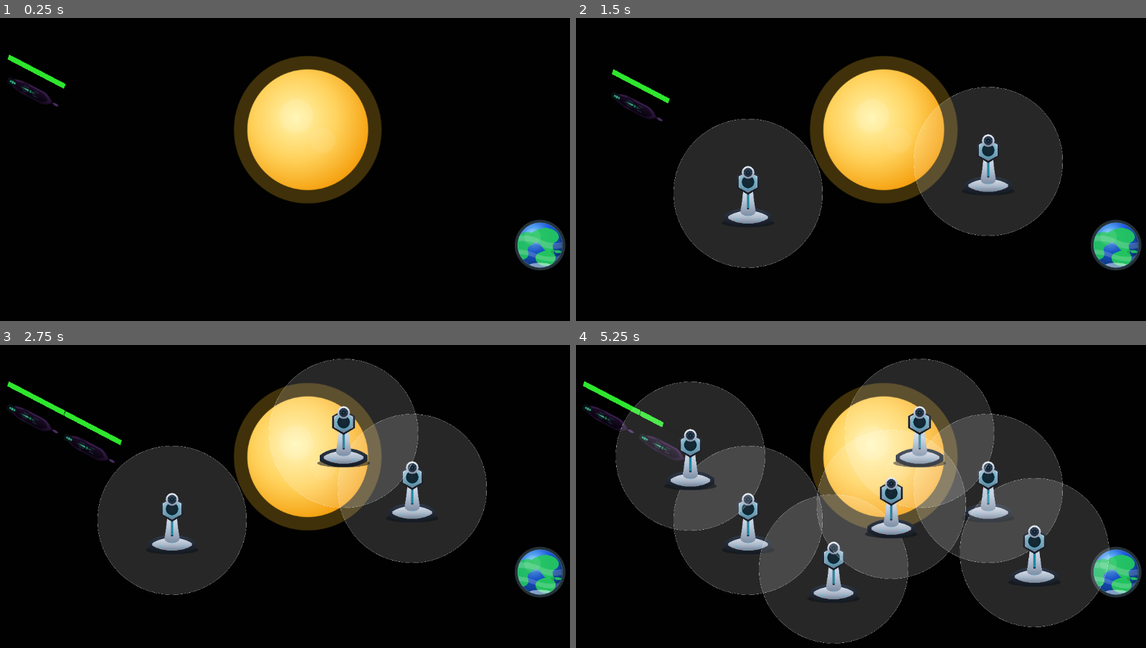
Above: before the commit, frames 1-4 (two rows, left to right).
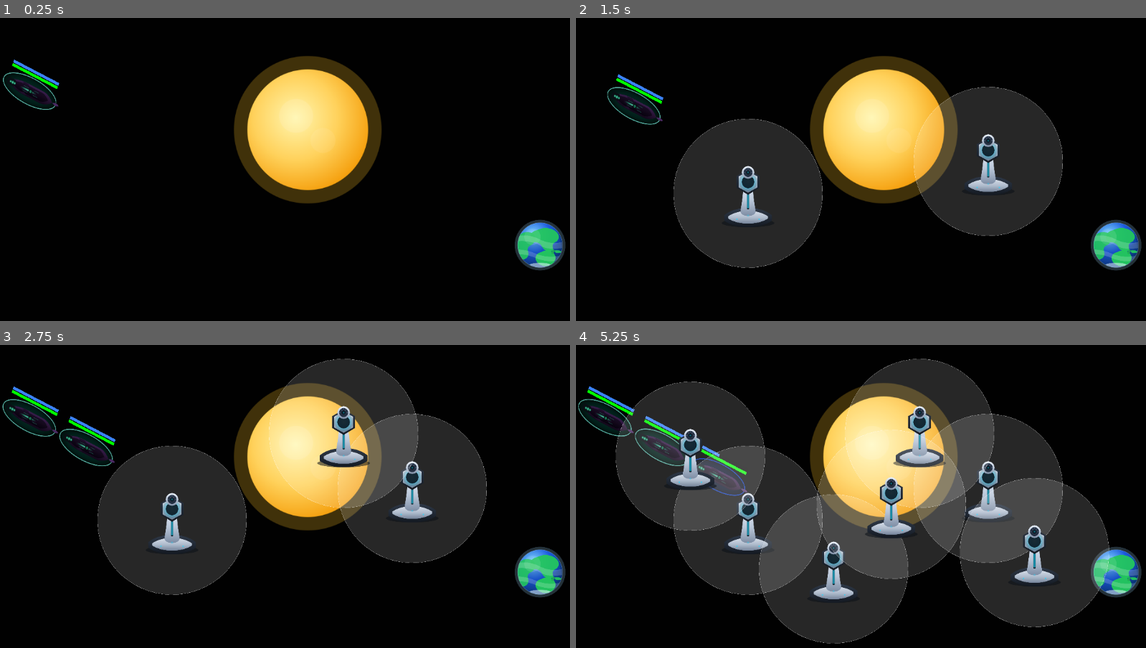
Above: after the commit, the same moments.

Repository: theteng/tower-defence-game
Game: Godot game, scene res://game.tscn
Same seed, same stepped clock (60 frames per second), same inputs: the game is played once before the commit and once after it.
Inputs (mouse positions are in pixels of both pictures, inside the frame that each line leads up to):
- Up to frame 1 (0.25 s): no input
- Up to frame 2 (1.5 s): move the mouse to (986, 160) at 0.52 s; click (986, 160) at 0.67 s; move the mouse to (747, 193) at 1.27 s; click (747, 193) at 1.42 s
- Up to frame 3 (2.75 s): move the mouse to (342, 432) at 2.02 s; click (342, 432) at 2.17 s
- Up to frame 4 (5.25 s): move the mouse to (832, 569) at 2.77 s; click (832, 569) at 2.92 s; move the mouse to (1032, 554) at 3.52 s; click (1032, 554) at 3.67 s; move the mouse to (690, 457) at 4.27 s; click (690, 457) at 4.42 s; move the mouse to (889, 505) at 5.02 s; click (889, 505) at 5.17 s

The runs differ from the first frame. In frame 1, 0.6% of the frame differs, in the area x 0-12%, y 12-31%; in frame 2, 0.6%; in frame 3, 1.1%; in frame 4, 1.3%, in the area x 0-31%, y 11-50%.

Commit message:
feat: add modulating shields, and split hull/shield health/damage

Diff:
--- a/enemy.gd
+++ b/enemy.gd
@@ -1,18 +1,75 @@
 extends CharacterBody2D
 
-@export var max_hp := 5
+@export var max_shield := 8
+@export var max_hp := 12
+
+# Shield behaviour
+@export var shield_damage_multiplier := 1.0
+@export var shield_regen_per_sec := 0.5
+@export var shield_regen_delay := 2.0
+
+var shield := 0
 var hp := 0
+var _time_since_hit := 999.0
 
-@onready var health_bar := $HealthBar
+@onready var shield_bar: HealthBar2D = $Bars/ShieldBar
+@onready var hull_bar: HealthBar2D = $Bars/HullBar
+@onready var shield_sprite: Sprite2D = $Visuals/ShieldSprite
+@onready var shield_fx: AnimationPlayer = $Visuals/ShieldHitFX
 
 func _ready() -> void:
+	add_to_group("enemies")
+
+	shield = max_shield
 	hp = max_hp
-	add_to_group("enemies")
-	health_bar.max_hp = max_hp
-	health_bar.set_hp(hp)
+
+	shield_bar.set_max(max_shield)
+	shield_bar.set_value(shield)
+	hull_bar.set_max(max_hp)
+	hull_bar.set_value(hp)
+
+	_update_shield_visual()
+
+func _process(delta: float) -> void:
+	_time_since_hit += delta
+
+	if shield_regen_per_sec > 0.0 and shield < max_shield and _time_since_hit >= shield_regen_delay:
+		var before := shield
+		shield = min(max_shield, shield + int(ceil(shield_regen_per_sec * delta)))
+		if shield != before:
+			shield_bar.set_value(shield)
+			_update_shield_visual()
 
 func take_damage(amount: int) -> void:
-	hp -= amount
-	health_bar.set_hp(hp)
-	if hp <= 0:
-		queue_free()
+	_time_since_hit = 0.0
+
+	var remaining := amount
+
+	# 1) Shield absorbs first
+	if shield > 0:
+		var effective := int(ceil(float(remaining) * shield_damage_multiplier))
+		var absorbed = min(shield, effective)
+		shield -= absorbed
+		remaining = max(0, remaining - int(ceil(float(absorbed) / max(shield_damage_multiplier, 0.0001))))
+
+		shield_bar.set_value(shield)
+		_update_shield_visual()
+		_play_shield_hit()
+
+	# 2) Hull takes leftover
+	if remaining > 0:
+		hp -= remaining
+		hull_bar.set_value(hp)
+
+		if hp <= 0:
+			queue_free()
+
+func _update_shield_visual() -> void:
+	shield_sprite.visible = shield > 0
+	if max_shield > 0:
+		var ratio := float(shield) / float(max_shield)
+		shield_sprite.modulate.a = lerp(0.25, 0.85, ratio)
+
+func _play_shield_hit() -> void:
+	if shield_sprite.visible and shield_fx:
+		shield_fx.play("hit")
--- a/enemy.tscn
+++ b/enemy.tscn
@@ -1,8 +1,46 @@
-[gd_scene load_steps=5 format=3 uid="uid://bpq2pr4a0pw27"]
+[gd_scene load_steps=9 format=3 uid="uid://bpq2pr4a0pw27"]
 
 [ext_resource type="Script" uid="uid://b3jcmxc2c5j3f" path="res://enemy.gd" id="1_4gyqm"]
 [ext_resource type="Texture2D" uid="uid://svmwy147np8p" path="res://enemy.svg" id="2_qi2p4"]
+[ext_resource type="Texture2D" uid="uid://biucnxlmigh7q" path="res://shield.svg" id="3_iifgy"]
 [ext_resource type="Script" uid="uid://cii2a3yxoa3tm" path="res://health_bar.gd" id="3_qi2p4"]
+
+[sub_resource type="Animation" id="Animation_iifgy"]
+resource_name = "hit"
+length = 0.15
+tracks/0/type = "value"
+tracks/0/imported = false
+tracks/0/enabled = true
+tracks/0/path = NodePath("ShieldSprite:modulate")
+tracks/0/interp = 1
+tracks/0/loop_wrap = true
+tracks/0/keys = {
+"times": PackedFloat32Array(0, 0.0298, 0.03),
+"transitions": PackedFloat32Array(1, 1, 1),
+"update": 0,
+"values": [Color(1, 1, 1, 1), Color(1, 1, 1, 1), Color(0.03266461, 0.24833551, 0.9983923, 1)]
+}
+
+[sub_resource type="Animation" id="Animation_epg4t"]
+length = 0.001
+tracks/0/type = "value"
+tracks/0/imported = false
+tracks/0/enabled = true
+tracks/0/path = NodePath("ShieldSprite:modulate")
+tracks/0/interp = 1
+tracks/0/loop_wrap = true
+tracks/0/keys = {
+"times": PackedFloat32Array(0),
+"transitions": PackedFloat32Array(1),
+"update": 0,
+"values": [Color(1, 1, 1, 1)]
+}
+
+[sub_resource type="AnimationLibrary" id="AnimationLibrary_3yqyl"]
+_data = {
+&"RESET": SubResource("Animation_epg4t"),
+&"hit": SubResource("Animation_iifgy")
+}
 
 [sub_resource type="RectangleShape2D" id="RectangleShape2D_7xaro"]
 
@@ -11,11 +49,28 @@
 
 [node name="Visuals" type="Node2D" parent="."]
 
-[node name="Sprite2D" type="Sprite2D" parent="Visuals"]
+[node name="ShieldSprite" type="Sprite2D" parent="Visuals"]
+texture = ExtResource("3_iifgy")
+
+[node name="ShipSprite" type="Sprite2D" parent="Visuals"]
 texture = ExtResource("2_qi2p4")
+
+[node name="ShieldHitFX" type="AnimationPlayer" parent="Visuals"]
+libraries = {
+&"": SubResource("AnimationLibrary_3yqyl")
+}
 
 [node name="CollisionShape2D" type="CollisionShape2D" parent="."]
 shape = SubResource("RectangleShape2D_7xaro")
 
-[node name="HealthBar" type="Node2D" parent="."]
+[node name="Bars" type="Node2D" parent="."]
+
+[node name="HullBar" type="Node2D" parent="Bars"]
 script = ExtResource("3_qi2p4")
+y_offset = -120.0
+fill_color = Color(0, 1, 0, 1)
+
+[node name="ShieldBar" type="Node2D" parent="Bars"]
+script = ExtResource("3_qi2p4")
+y_offset = -145.0
+fill_color = Color(0.23137255, 0.50980395, 0.9647059, 1)
--- a/health_bar.gd
+++ b/health_bar.gd
@@ -1,26 +1,28 @@
 extends Node2D
+class_name HealthBar2D
 
-@export var max_hp := 5
-var hp := 5
+@export var max_value := 10
+@export var width := 400.0
+@export var height := 20.0
+@export var y_offset := -50.0
 
-func set_hp(value: int) -> void:
-	hp = value
+@export var background_color: Color = Color(0, 0, 0, 0.75)
+@export var fill_color: Color = Color(0.2, 1.0, 0.2, 0.9)
+
+var value := 10
+
+func set_value(v: int) -> void:
+	value = clamp(v, 0, max_value)
+	queue_redraw()
+
+func set_max(v: int) -> void:
+	max_value = max(v, 1)
+	value = clamp(value, 0, max_value)
 	queue_redraw()
 
 func _draw() -> void:
-	var w := 500.0
-	var h := 35.0
-	var offset := Vector2(-w * 0.5, -160.0)
+	var offset := Vector2(-width * 0.5, y_offset)
+	draw_rect(Rect2(offset, Vector2(width, height)), background_color)
 
-	# background
-	draw_rect(Rect2(offset, Vector2(w, h)), Color(0, 0, 0, 0.75))
-
-	# fill
-	var ratio :float= clamp(float(hp) / float(max_hp), 0.0, 1.0)
-	draw_rect(Rect2(offset, Vector2(w * ratio, h)), Color(0.2, 1.0, 0.2, 0.9))
-
-func _ready() -> void:
-	# Counter enemy visual scale so the bar stays readable
-	var parent_scale :Vector2= get_parent().scale
-	if parent_scale.x != 0:
-		scale = Vector2.ONE / parent_scale
+	var ratio :float= clamp(float(value) / float(max_value), 0.0, 1.0)
+	draw_rect(Rect2(offset, Vector2(width * ratio, height)), fill_color)
--- /dev/null
+++ b/shield.svg
@@ -0,0 +1,11 @@
+<svg xmlns="http://www.w3.org/2000/svg" viewBox="0 0 512 256">
+	<defs>
+		<radialGradient id="shieldGrad" cx="50%" cy="50%" r="60%">
+			<stop offset="0" stop-color="#7CFFEB" stop-opacity="0.25"></stop>
+			<stop offset="0.6" stop-color="#00FFD1" stop-opacity="0.18"></stop>
+			<stop offset="1" stop-color="#00FFD1" stop-opacity="0"></stop>
+		</radialGradient>
+	</defs>
+
+	<ellipse cx="256" cy="128" rx="230" ry="90" fill="url(#shieldGrad)" stroke="#7CFFEB" stroke-width="6" opacity="0.8"></ellipse>
+</svg>
--- a/tower.gd
+++ b/tower.gd
@@ -1,6 +1,6 @@
 extends Node2D
 
-@export var fire_rate := 0.1 # seconds between shots
+@export var fire_rate := 0.4 # seconds between shots
 @export var damage := 1
 @export var show_range := true
 
@@ -16,6 +16,8 @@
 	var target :Node = _get_target()
 	if target == null:
 		return
+
+	queue_redraw();
 
 	target.take_damage(damage)
 	_cooldown = fire_rate
Not shown, added: shield.svg.import
